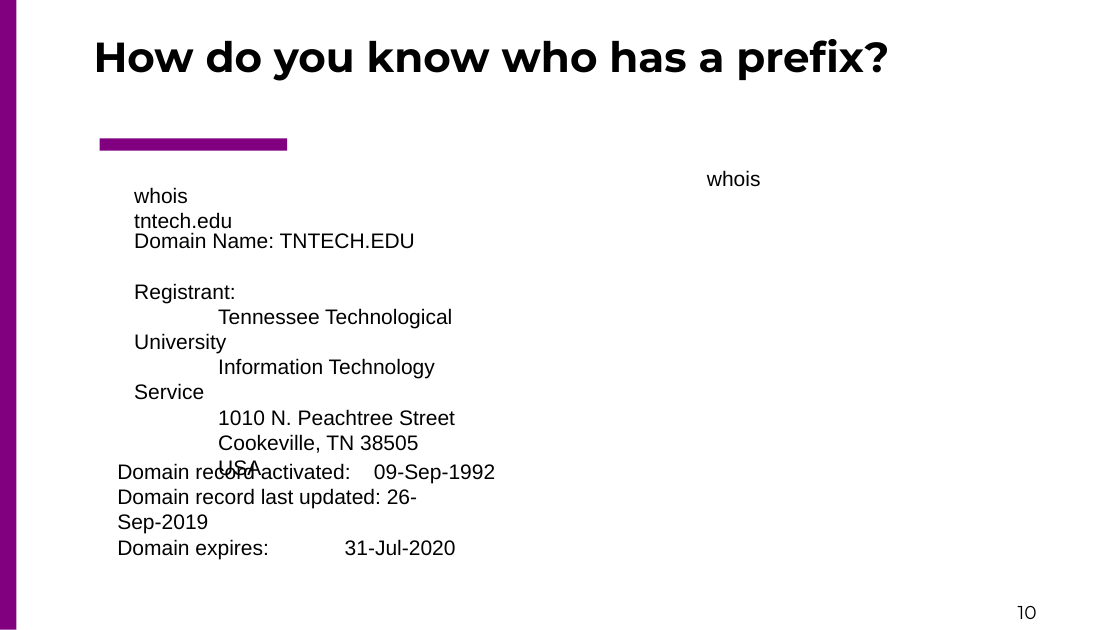
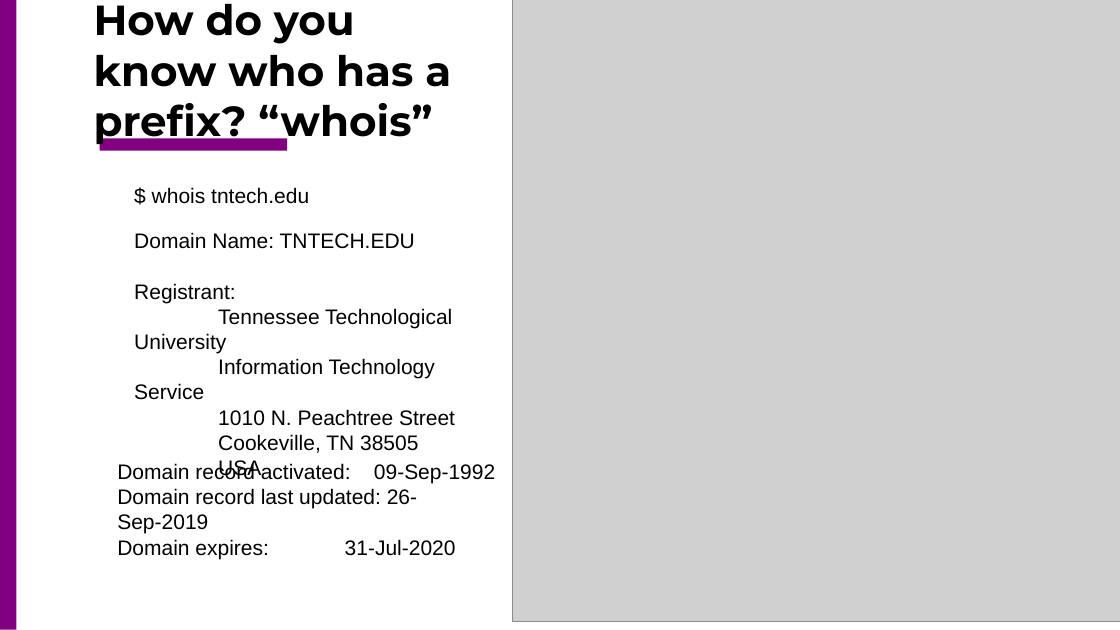
Before and after one commit to csc4200/csc4200.github.io, a slide deck: slide 10 of docs/lectures_source/class_slides-16.odp. Drawn at 1120x630 pixels with LibreOffice and Linux fonts; fonts in the diff are those of the drawing; grey boxes stand for pictures. Boxes give left, top, right and bottom in pixels: in the first picture for what was removed or moved away, otherwise in the second. Text is boxed around its words. In the diff, an @@ line names an element or a change of style, - is before the commit and + after.

```diff
--- a/docs/lectures_source/class_slides-16.odp
+++ b/docs/lectures_source/class_slides-16.odp
@@ title at (x1=94, y1=4, x2=451, y2=147): text changed @@
-How do you know who has a prefix?
+How do you
+know who has a
+prefix? “whois”
@@ picture added at (x1=513, y1=0, x2=1120, y2=622) @@
@@ text removed at (x1=707, y1=170, x2=761, y2=187) @@
-whois
@@ text at (x1=152, y1=187, x2=309, y2=204): text changed @@
-whois tntech.edu
+$ whois tntech.edu
```
Also in this commit, not shown: 1 other slide changed, 20 slides added, 2 slides removed, 25 other files.
